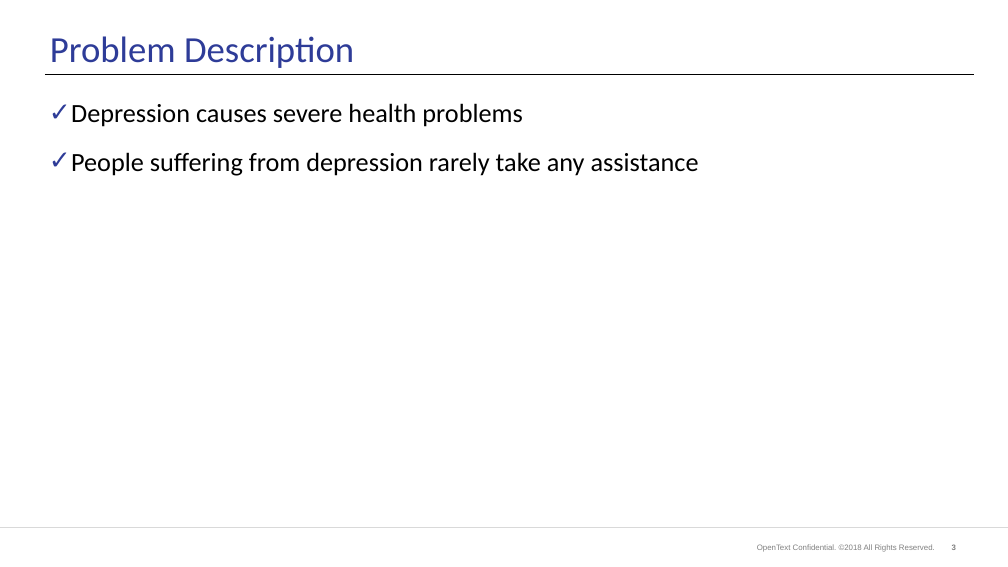
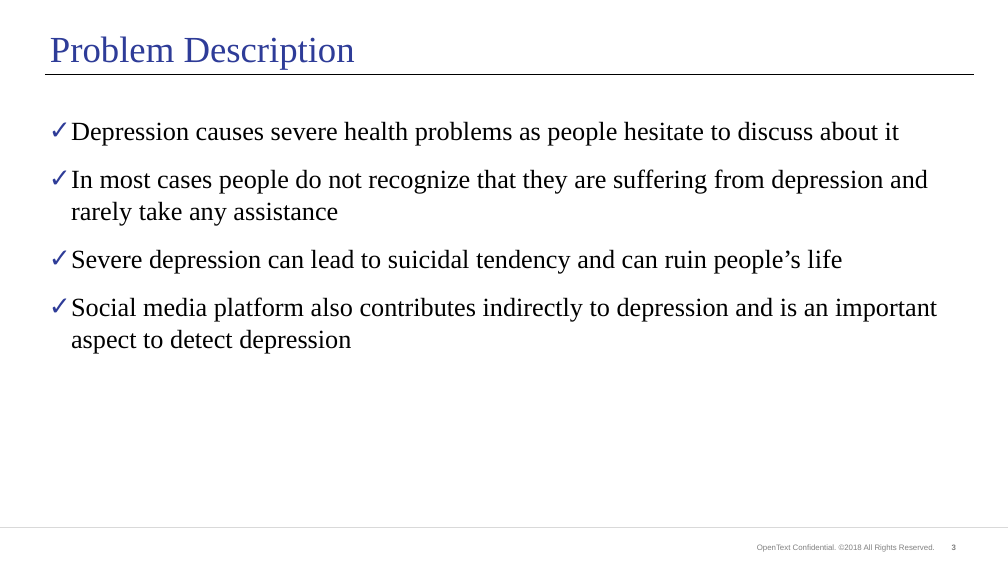
Before and after one commit to ela4490/Data-Science, a slide deck: slide 3 of DepressionTracker.pptx. Drawn at 1008x567 pixels with LibreOffice and Linux fonts; fonts in the diff are those of the drawing; background and template pictures are left out. Boxes give left, top, right and bottom in pixels: in the first picture for what was removed or moved away, otherwise in the second. Text is boxed around its words. In the diff, an @@ line names an element or a change of style, - is before the commit and + after.

```diff
--- a/DepressionTracker.pptx
+++ b/DepressionTracker.pptx
@@ title "Problem Description" at <box>50,36,355,70</box>: font Calibri to Times New Roman @@
@@ text at <box>71,121,937,354</box>: text changed; font Calibri to Times New Roman @@
-✓ Depression causes severe health problems
-✓ People suffering from depression rarely take any assistance
+✓ Depression causes severe health problems as people hesitate to discuss about it
+✓ In most cases people do not recognize that they are suffering from depression and rarely take any assistance
+✓ Severe depression can lead to suicidal tendency and can ruin people’s life
+✓ Social media platform also contributes indirectly to depression and is an important aspect to detect depression
```
Also in this commit, not shown: 5 other slides changed, 5 slides added, 4 slides removed.
